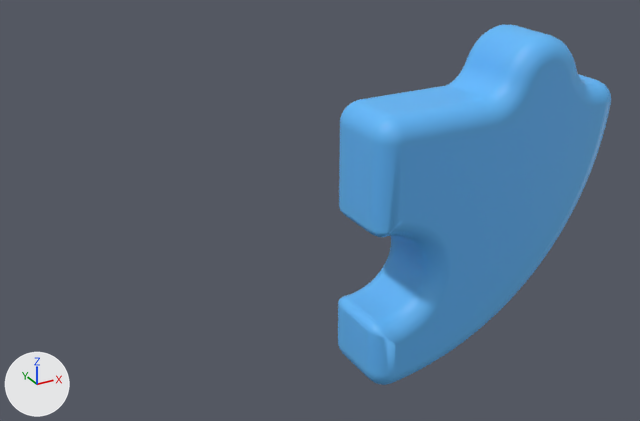
The glTF model puzzle/models/blue-puzzle.glb as it was, and as the next commit left it.
Before and after are seen from a camera (50 mm lens) standing at (3.29, -4.7, 1.33) and looking at (5.49, -0.71, -0.67). Arrows for +X, +Y and +Z are at lower left; the lights stay in place. Where no turn or scale is listed for an object, it has been applied to the vertices.

In view in the first picture: 'Shape 0.003'.
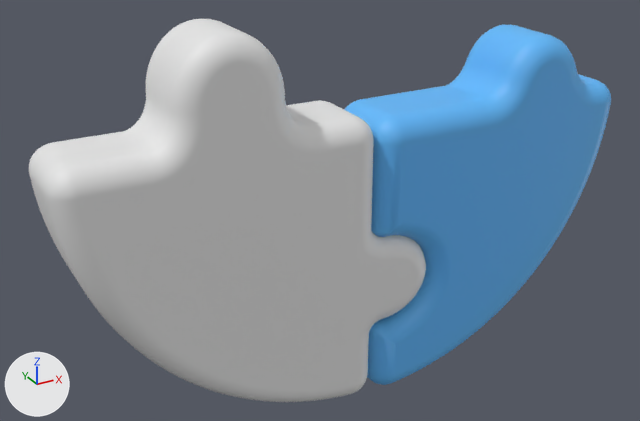
The newer file is also turned or shifted as a whole; pictures and numbers use the older file's frame.

The change, as JSON lines over the scene's bpy script:
```json
{"op": "add", "block": "mat_green_full", "code": ["mat_green_full = principled_material('green full')", "mat_green_full.base_color = (0.8, 0.8, 0.8)  # white #e7e7e7"]}
{"op": "add", "block": "me_mesh_3_001", "code": ["me_mesh_3_001 = bpy.data.meshes.new('Mesh_3.001')", "me_mesh_3_001.from_pydata(...)  # 3796 vertices, 7588 faces; spans x 0.0..2.07, y -0.55..0.0, z -2.2..0.0", "me_mesh_3_001.materials.append(mat_green_full)  # white #e7e7e7"]}
{"op": "add", "block": "ob_shape_0_011", "code": ["ob_shape_0_011 = bpy.data.objects.new('Shape 0.011', me_mesh_3_001)", "ob_shape_0_011.location = (3.97, -0.523, 0.449)"]}
```

What differs and where, as boxes [x1, y1, x2, y2] in the pictures (640 x 421 px):
```json
{"object": "Shape 0.011", "change": "added", "after": [29, 19, 426, 402]}
```
